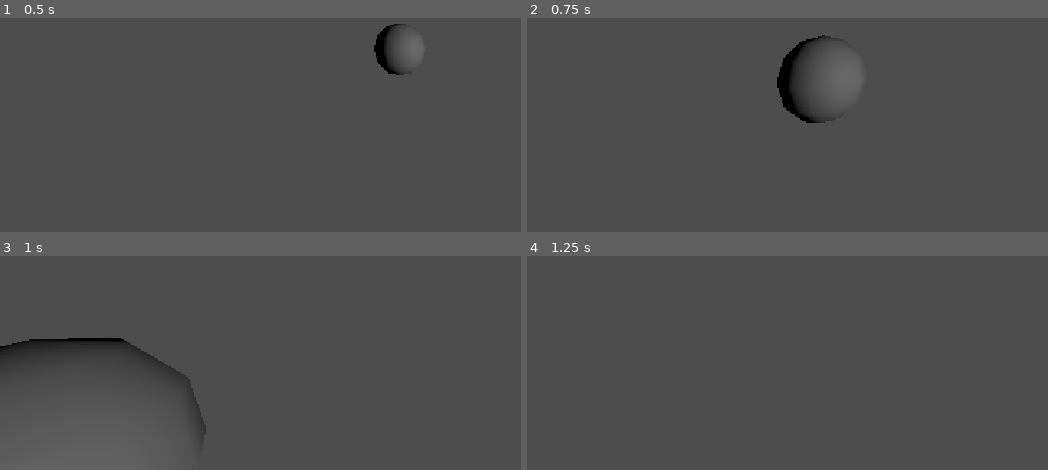
Above: before the commit, frames 1-4 (two rows, left to right).
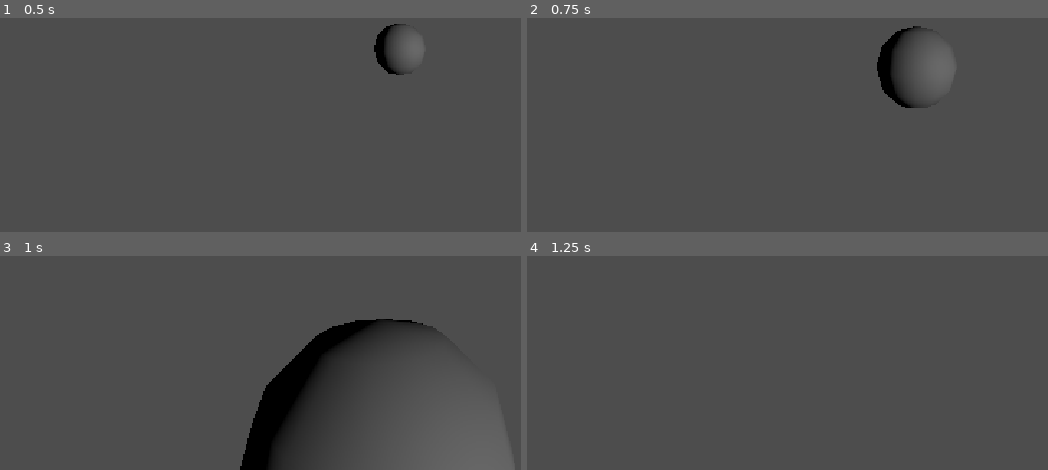
Above: after the commit, the same moments.

Repository: jurgfish/astral-shepherd-godot
Game: Godot game, scene res://scenes/world.tscn
Same seed, same stepped clock (60 frames per second), same inputs: the game is played once before the commit and once after it.
Inputs (mouse positions are in pixels of both pictures, inside the frame that each line leads up to):
- Up to frame 1 (0.5 s): no input
- Up to frame 2 (0.75 s): tap Enter at 0.5 s; move the mouse to (outside the picture) at 0.52 s; hold Up (ui_up) from 0.53 s (still down); tap K (look_down, bound only after the commit) at 0.6 s
- Up to frame 3 (1 s): keep holding Up (ui_up); tap J (look_left, bound only after the commit) at 0.8 s
- Up to frame 4 (1.25 s): keep holding Up (ui_up)

Frame 1 is identical in both runs. In frame 2, 3.6% of the frame differs, in the area x 47-82%, y 3-50%; in frame 3, 12%, in the area x 0-96%, y 29-100%; in frame 4, nothing differs.

Commit message:
add wasd/joypad input binds; add joypad/keyboard look logic

Diff:
--- a/project.godot
+++ b/project.godot
@@ -31,6 +31,61 @@
 "res://scripts/": "pink"
 }
 
+[input]
+
+move_left={
+"deadzone": 0.2,
+"events": [Object(InputEventKey,"resource_local_to_scene":false,"resource_name":"","device":-1,"window_id":0,"alt_pressed":false,"shift_pressed":false,"ctrl_pressed":false,"meta_pressed":false,"pressed":false,"keycode":0,"physical_keycode":65,"key_label":0,"unicode":97,"location":0,"echo":false,"script":null)
+, Object(InputEventJoypadMotion,"resource_local_to_scene":false,"resource_name":"","device":-1,"axis":0,"axis_value":-1.0,"script":null)
+, Object(InputEventKey,"resource_local_to_scene":false,"resource_name":"","device":-1,"window_id":0,"alt_pressed":false,"shift_pressed":false,"ctrl_pressed":false,"meta_pressed":false,"pressed":false,"keycode":0,"physical_keycode":4194319,"key_label":0,"unicode":0,"location":0,"echo":false,"script":null)
+]
+}
+move_right={
+"deadzone": 0.2,
+"events": [Object(InputEventKey,"resource_local_to_scene":false,"resource_name":"","device":-1,"window_id":0,"alt_pressed":false,"shift_pressed":false,"ctrl_pressed":false,"meta_pressed":false,"pressed":false,"keycode":0,"physical_keycode":68,"key_label":0,"unicode":100,"location":0,"echo":false,"script":null)
+, Object(InputEventJoypadMotion,"resource_local_to_scene":false,"resource_name":"","device":-1,"axis":0,"axis_value":1.0,"script":null)
+, Object(InputEventKey,"resource_local_to_scene":false,"resource_name":"","device":-1,"window_id":0,"alt_pressed":false,"shift_pressed":false,"ctrl_pressed":false,"meta_pressed":false,"pressed":false,"keycode":0,"physical_keycode":4194321,"key_label":0,"unicode":0,"location":0,"echo":false,"script":null)
+]
+}
+move_forward={
+"deadzone": 0.2,
+"events": [Object(InputEventKey,"resource_local_to_scene":false,"resource_name":"","device":-1,"window_id":0,"alt_pressed":false,"shift_pressed":false,"ctrl_pressed":false,"meta_pressed":false,"pressed":false,"keycode":0,"physical_keycode":87,"key_label":0,"unicode":119,"location":0,"echo":false,"script":null)
+, Object(InputEventJoypadMotion,"resource_local_to_scene":false,"resource_name":"","device":-1,"axis":1,"axis_value":-1.0,"script":null)
+, Object(InputEventKey,"resource_local_to_scene":false,"resource_name":"","device":-1,"window_id":0,"alt_pressed":false,"shift_pressed":false,"ctrl_pressed":false,"meta_pressed":false,"pressed":false,"keycode":0,"physical_keycode":4194320,"key_label":0,"unicode":0,"location":0,"echo":false,"script":null)
+]
+}
+move_back={
+"deadzone": 0.2,
+"events": [Object(InputEventKey,"resource_local_to_scene":false,"resource_name":"","device":-1,"window_id":0,"alt_pressed":false,"shift_pressed":false,"ctrl_pressed":false,"meta_pressed":false,"pressed":false,"keycode":0,"physical_keycode":83,"key_label":0,"unicode":115,"location":0,"echo":false,"script":null)
+, Object(InputEventJoypadMotion,"resource_local_to_scene":false,"resource_name":"","device":-1,"axis":1,"axis_value":1.0,"script":null)
+, Object(InputEventKey,"resource_local_to_scene":false,"resource_name":"","device":-1,"window_id":0,"alt_pressed":false,"shift_pressed":false,"ctrl_pressed":false,"meta_pressed":false,"pressed":false,"keycode":0,"physical_keycode":4194322,"key_label":0,"unicode":0,"location":0,"echo":false,"script":null)
+]
+}
+look_left={
+"deadzone": 0.2,
+"events": [Object(InputEventKey,"resource_local_to_scene":false,"resource_name":"","device":-1,"window_id":0,"alt_pressed":false,"shift_pressed":false,"ctrl_pressed":false,"meta_pressed":false,"pressed":false,"keycode":0,"physical_keycode":74,"key_label":0,"unicode":106,"location":0,"echo":false,"script":null)
+, Object(InputEventJoypadMotion,"resource_local_to_scene":false,"resource_name":"","device":-1,"axis":2,"axis_value":-1.0,"script":null)
+]
+}
+look_right={
+"deadzone": 0.2,
+"events": [Object(InputEventKey,"resource_local_to_scene":false,"resource_name":"","device":-1,"window_id":0,"alt_pressed":false,"shift_pressed":false,"ctrl_pressed":false,"meta_pressed":false,"pressed":false,"keycode":0,"physical_keycode":76,"key_label":0,"unicode":108,"location":0,"echo":false,"script":null)
+, Object(InputEventJoypadMotion,"resource_local_to_scene":false,"resource_name":"","device":-1,"axis":2,"axis_value":1.0,"script":null)
+]
+}
+look_up={
+"deadzone": 0.2,
+"events": [Object(InputEventKey,"resource_local_to_scene":false,"resource_name":"","device":-1,"window_id":0,"alt_pressed":false,"shift_pressed":false,"ctrl_pressed":false,"meta_pressed":false,"pressed":false,"keycode":0,"physical_keycode":73,"key_label":0,"unicode":105,"location":0,"echo":false,"script":null)
+, Object(InputEventJoypadMotion,"resource_local_to_scene":false,"resource_name":"","device":-1,"axis":3,"axis_value":-1.0,"script":null)
+]
+}
+look_down={
+"deadzone": 0.2,
+"events": [Object(InputEventKey,"resource_local_to_scene":false,"resource_name":"","device":-1,"window_id":0,"alt_pressed":false,"shift_pressed":false,"ctrl_pressed":false,"meta_pressed":false,"pressed":false,"keycode":0,"physical_keycode":75,"key_label":0,"unicode":107,"location":0,"echo":false,"script":null)
+, Object(InputEventJoypadMotion,"resource_local_to_scene":false,"resource_name":"","device":-1,"axis":3,"axis_value":1.0,"script":null)
+]
+}
+
 [physics]
 
 3d/physics_engine="Jolt Physics"
--- a/scenes/alka.gd
+++ b/scenes/alka.gd
@@ -8,6 +8,7 @@
 
 const MIN_LOOK_Y: float = -PI
 const MAX_LOOK_Y: float = PI
+const MOUSE_MULT: float = 0.1
 var _in_look: Vector2 = Vector2.ZERO
 var _look: Vector2 = Vector2.ZERO
 var _look_sy: float = 0.005
@@ -21,10 +22,12 @@
 
 func _input(event: InputEvent) -> void:
 	if event is InputEventMouseMotion:
-		_in_look.x += -event.screen_relative.x * _look_sy
-		_in_look.y += -event.screen_relative.y * _look_sy
+		_in_look.x += -event.screen_relative.x * _look_sy * MOUSE_MULT
+		_in_look.y += -event.screen_relative.y * _look_sy * MOUSE_MULT
 
 func _process(_delta: float) -> void:
+	_in_look -= Input.get_vector("look_left", "look_right", "look_up", "look_down") * _look_sy
+
 	_look.x = clampf(_look.x + _in_look.y, MIN_LOOK_Y, MAX_LOOK_Y)
 	_look.y = _in_look.x
 
@@ -34,7 +37,7 @@
 	_look = Vector2.ZERO
 
 func _physics_process(_delta: float) -> void:
-	_in_dir = Input.get_vector("ui_left", "ui_right", "ui_up", "ui_down")
+	_in_dir = Input.get_vector("move_left", "move_right", "move_forward", "move_back")
 	_dir = (transform.basis * Vector3(_in_dir.x, 0.0, _in_dir.y)).normalized()
 
 	velocity.x = _dir.x * _speed
Not shown, changed: notes.txt
